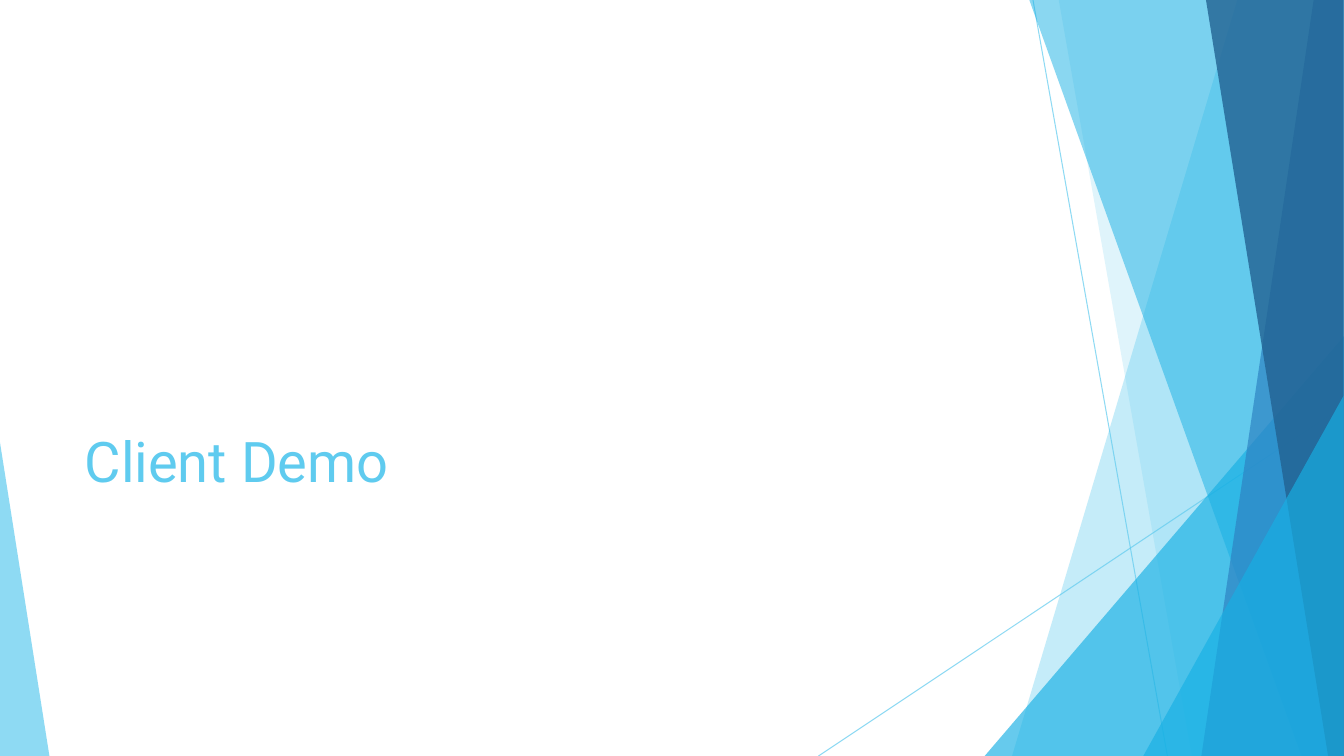
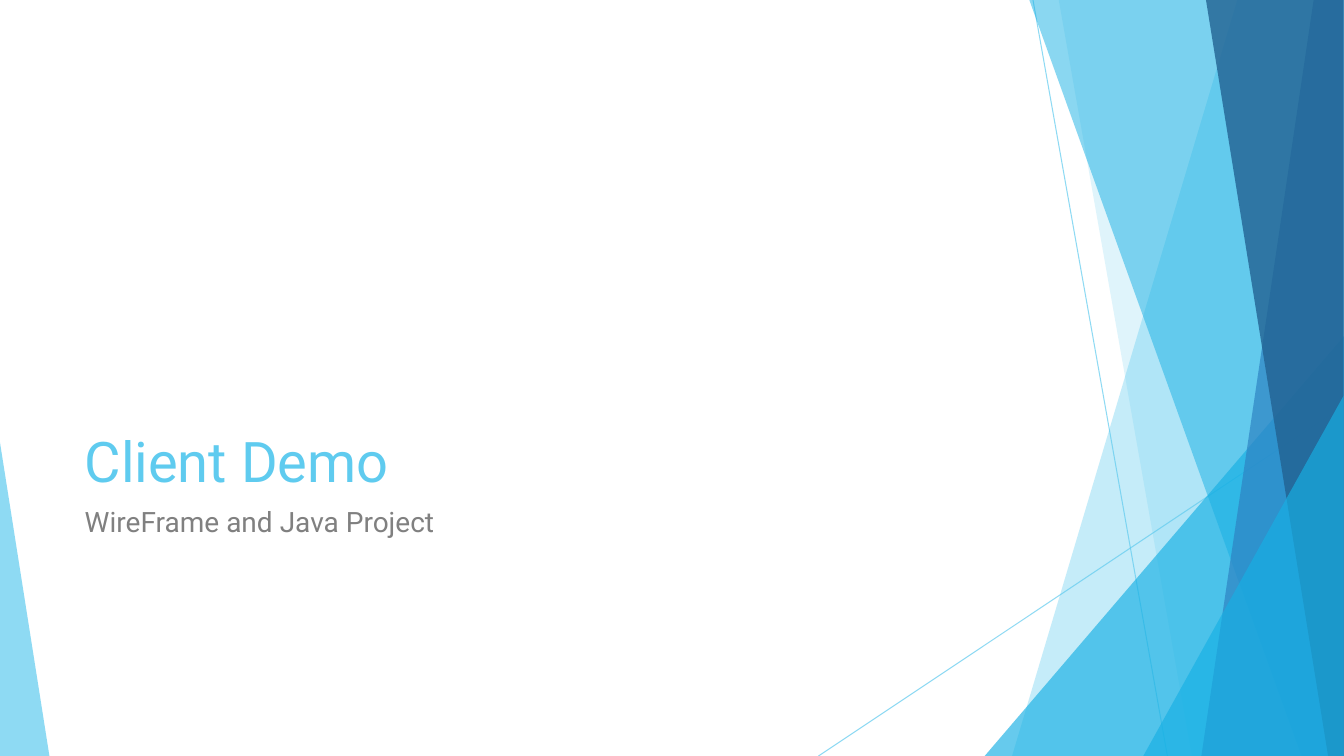
Before and after one commit to Kisted/CSC131_PROJECT, a slide deck: slide 13 of Oscar Award API.pptx. Drawn at 1344x756 pixels with LibreOffice and Linux fonts; fonts in the diff are those of the drawing. Boxes give left, top, right and bottom in pixels: in the first picture for what was removed or moved away, otherwise in the second. Text is boxed around its words. In the diff, an @@ line names an element or a change of style, - is before the commit and + after.

```diff
--- a/Oscar Award API.pptx
+++ b/Oscar Award API.pptx
@@ text added at <box>85,511,434,538</box>, 20 pt, text #808080 @@
+WireFrame and Java Project
```
Also in this commit, not shown: 2 other slides changed, 2 other files.
